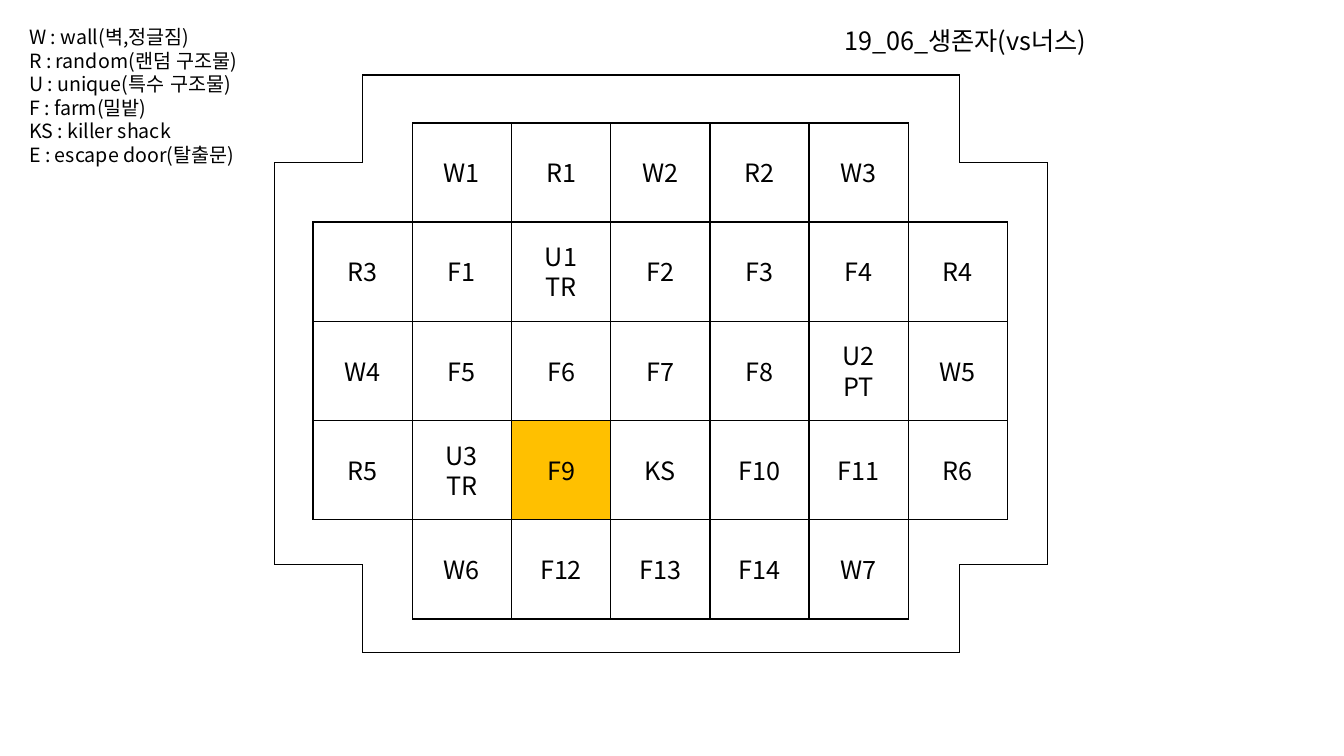
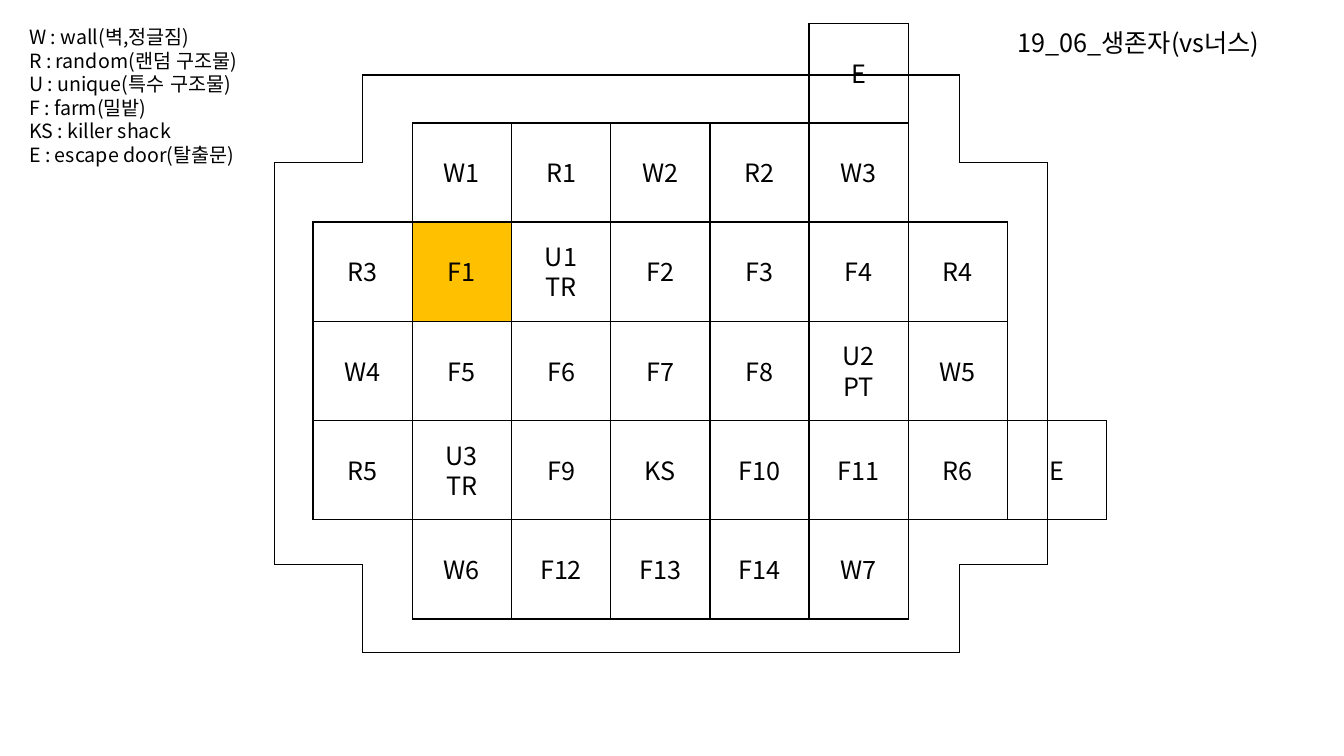
Before and after one commit to Bumizi/Thesis, a slide deck: slide 4 of DBD 분석/맵 분석/3. 콜드윈드 농장(★)/3. 썩은 들판(★)/19_06_생존자(vs너스).pptx (slide 7 before the commit). Drawn at 1344x756 pixels with LibreOffice and Linux fonts; fonts in the diff are those of the drawing. Boxes give left, top, right and bottom in pixels: in the first picture for what was removed or moved away, otherwise in the second. Text is boxed around its words. In the diff, an @@ line names an element or a change of style, - is before the commit and + after.

Commit message:
19_06 너스 마무리
19_06 너스 마무리

```diff
--- a/DBD 분석/맵 분석/3. 콜드윈드 농장(★)/3. 썩은 들판(★)/19_06_생존자(vs너스).pptx
+++ b/DBD 분석/맵 분석/3. 콜드윈드 농장(★)/3. 썩은 들판(★)/19_06_생존자(vs너스).pptx
@@ rectangle added at [810,24,908,123], outline #000000 1 pt, 18 pt, text #000000 @@
+E
@@ text "19_06_생존자(vs너스)": place and size @@
-text "19_06_생존자(vs너스)" at [844,29,1086,55]
+text "19_06_생존자(vs너스)" at [1017,31,1259,57]
@@ rectangle "F1" at [412,222,511,321]: fill none to #FFC000 @@
@@ rectangle "F9" at [511,420,610,519]: fill #FFC000 to none @@
@@ rectangle added at [1008,420,1107,519], outline #000000 1 pt, 18 pt, text #000000 @@
+E
```
Also in this commit, not shown: 10 other slides changed, 3 slides added.
